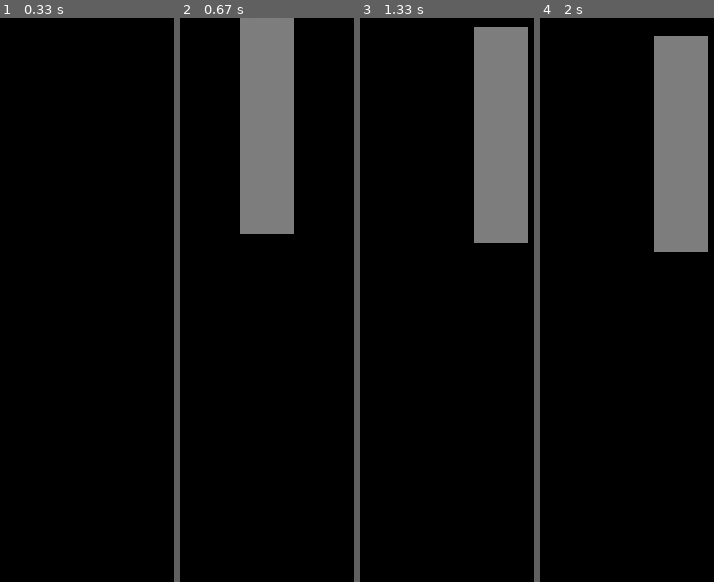
Above: before the commit, frames 1-4 (left to right).
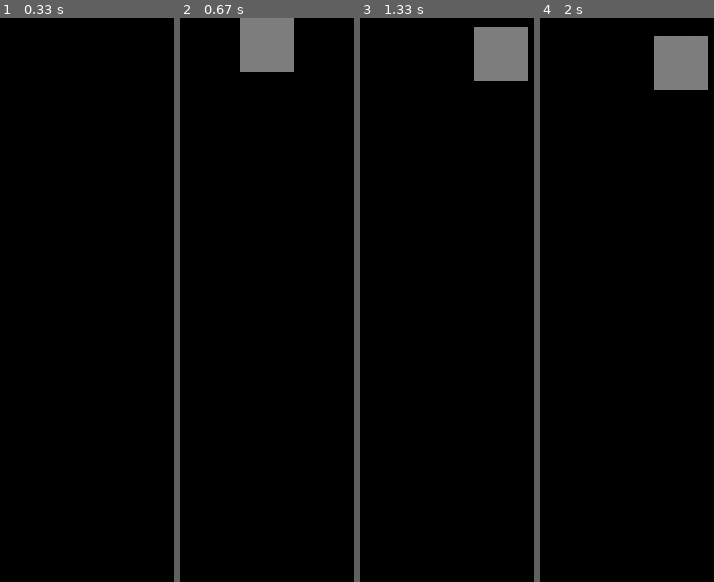
Above: after the commit, the same moments.

Repository: coolryan/TetrisGameWithPygame
Game: pygame game, started from src/main.py
Two runs of this game, one before a commit and one after it. Both use one fixed random seed, a clock stepped at 60 frames per second and the inputs below.
Inputs:
- Up to frame 1 (0.33 s): no input
- Up to frame 2 (0.67 s): hold Right from 0.33 s (still down)
- Up to frame 3 (1.33 s): release Right at 0.8 s
- Up to frame 4 (2 s): hold Left 1.33-1.93 s; hold Down from 1.97 s (still down)

Frame 1 is identical in both runs. In frame 2, 8.9% of the frame differs, in the area x 34-66%, y 9-39%; in frame 3, 8.9%; in frame 4, 8.9%.

Commit message:
finally able to make to objects to be randomaly on the board. however the location is the problem we mess up it.

Diff:
--- a/src/constants.py
+++ b/src/constants.py
@@ -19,6 +19,9 @@
 	(180, 34, 122)
 )
 
+FIGURE_WIDTH = 60
+FIGURE_HEIGHT = 60
+
 # dedine each tetrominos
 I_TETROMINO = "I_TETROMINO"
 O_TETROMINO = "O_TETROMINO"
--- a/src/main.py
+++ b/src/main.py
@@ -17,9 +17,7 @@
 	def __init__(self, x, y, width, height, figureType: str, isActive: bool = False):
 		self.coordList = list()
 		self.x, self.y = x, y
-		# self.type = random.randint(0, len(self.figures) - 1)
 		self.type = figureType
-		#self.color = random.randint(1, len(COLORS) - 1)
 		self.color = COLORS[0]
 		self.rotation = 0
 		self.width, self.height = width, height
@@ -77,11 +75,54 @@
 				(self.x+self.width, self.y+self.height)
 			]
 
+	@classmethod
+	def getRandomFigure(cls, maxX, maxY, width, height):
+		if not hasattr(cls, "rand"):
+			cls.rand = random.Random()
+
+		x = cls.rand.randint(0, maxX)
+		y = cls.rand.randint(0, maxY)
+		shapeIndex = cls.rand.randint(0, 6)
+
+		if shapeIndex == 0:
+			figureType = I_TETROMINO
+		elif shapeIndex == 1:
+			figureType = O_TETROMINO
+		elif shapeIndex == 2:
+			figureType = T_TETROMINO
+		elif shapeIndex == 3:
+			figureType = L_TETROMINO
+		elif shapeIndex == 4:
+			figureType = J_TETROMINO
+		elif shapeIndex == 5:
+			figureType = S_TETROMINO
+		elif shapeIndex == 6:
+			figureType = Z_TETROMINO
+
+		newFig = Figure(x, y, width, height, figureType, False)
+		return newFig
+
 	# draw method
 	def draw(self, screen):
 		for coord in self.coordList:
 			rect = pygame.Rect(coord[0], coord[1], self.width, self.height)
 			pygame.draw.rect(screen, self.color, rect)
+
+	def setX(self, x):
+		self.x = x
+		coordListTemp = []
+
+		for coord in self.coordList:
+			coordListTemp.append((x, coord[1]))
+			self.coordList = coordListTemp
+
+	def setY(self, y):
+		self.y = y
+		coordListTemp = []
+
+		for coord in self.coordList:
+			coordListTemp.append((coord[0], y))
+			self.coordList = coordListTemp
 
 	# get left method
 	def getLeft(self):
@@ -126,16 +167,25 @@
 		self.height, self.width = height, width
 		self.speed = 10
 		self.figures, self.nextFigures = [], []
+		self.initFigures()
+
+	def initFigures(self):
+		self.nextFigures.append(Figure.getRandomFigure(self.width, self.height, FIGURE_WIDTH, FIGURE_HEIGHT))
+		self.nextFigures.append(Figure.getRandomFigure(self.width, self.height, FIGURE_WIDTH, FIGURE_HEIGHT))
+		self.nextFigures.append(Figure.getRandomFigure(self.width, self.height, FIGURE_WIDTH, FIGURE_HEIGHT))
+		self.nextFigures.append(Figure.getRandomFigure(self.width, self.height, FIGURE_WIDTH, FIGURE_HEIGHT))
 
 	# new figure method
 	def newFigure(self):
-		self.figures.append(Figure(500, 0, 60, 60, I_TETROMINO, True))
-		self.nextFigures.append(Figure(500, 0, 60, 60, O_TETROMINO, True))
-		self.nextFigures.append(Figure(500, 0, 60, 60, T_TETROMINO, True))
-		self.nextFigures.append(Figure(500, 0, 60, 60, L_TETROMINO, True))
-		self.nextFigures.append(Figure(500, 0, 60, 60, J_TETROMINO, True))
-		self.nextFigures.append(Figure(500, 0, 60, 60, S_TETROMINO, True))
-		self.nextFigures.append(Figure(500, 0, 60, 60, Z_TETROMINO, True))
+		nextFig = self.nextFigures.pop()
+
+		nextFig.setX(500)
+		nextFig.setY(0)
+		nextFig.isActive = True
+
+		self.nextFigures.append(Figure.getRandomFigure(self.width, self.height, FIGURE_WIDTH, FIGURE_HEIGHT))
+
+		self.figures.append(nextFig)
 
 	def getActiveFigure(self):
 		for fig in self.figures:
@@ -172,7 +222,6 @@
 			if fig.isActive and fig.getLeft() >= 0:
 				coordListTemp = []
 				moveAmount = fig.width if fig.getLeft() >= fig.width else fig.getLeft()
-				print(f'x:{fig.getLeft()} width: {fig.width} amount of move: {moveAmount}')
 				for coord in fig.coordList:
 					coordListTemp.append((coord[0]-moveAmount, coord[1]))
 				fig.coordList = coordListTemp
@@ -184,7 +233,6 @@
 			if fig.isActive and fig.getRight() <= self.width:
 				coordListTemp = []
 				moveAmount = fig.width if (self.width - fig.getRight()) >= fig.width else (self.width - fig.getRight())
-				print(f'x:{fig.getRight()} FigWidth: {fig.width} ScreenWidth: {self.width} Move: {moveAmount}')
 				for coord in fig.coordList:
 					coordListTemp.append((coord[0]+moveAmount, coord[1]))
 				fig.coordList = coordListTemp
@@ -195,7 +243,6 @@
 			if fig.isActive and fig.getBottom() <= self.height:
 				coordListTemp = []
 				moveAmount = fig.height if (self.height - fig.getBottom()) >= fig.height else (self.height - fig.getBottom())
-				print(f'y:{fig.getBottom()} Height: {fig.height} amount of move: {moveAmount}')
 				for coord in fig.coordList:
 					coordListTemp.append((coord[0], coord[1]+moveAmount))
 				fig.coordList = coordListTemp
